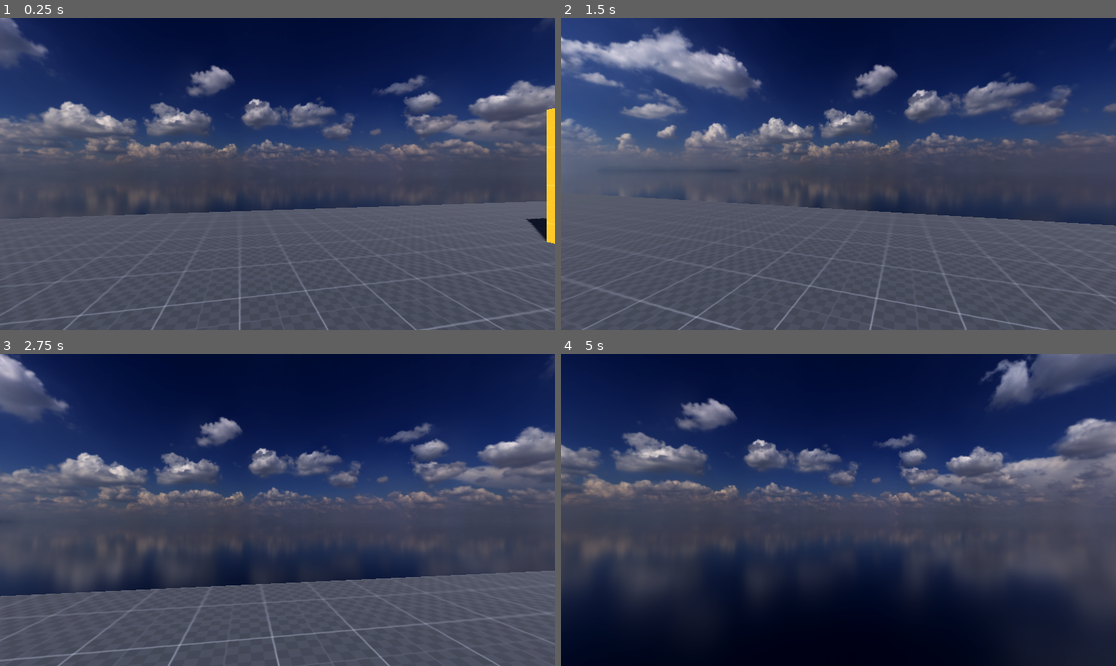
Above: before the commit, frames 1-4 (two rows, left to right).
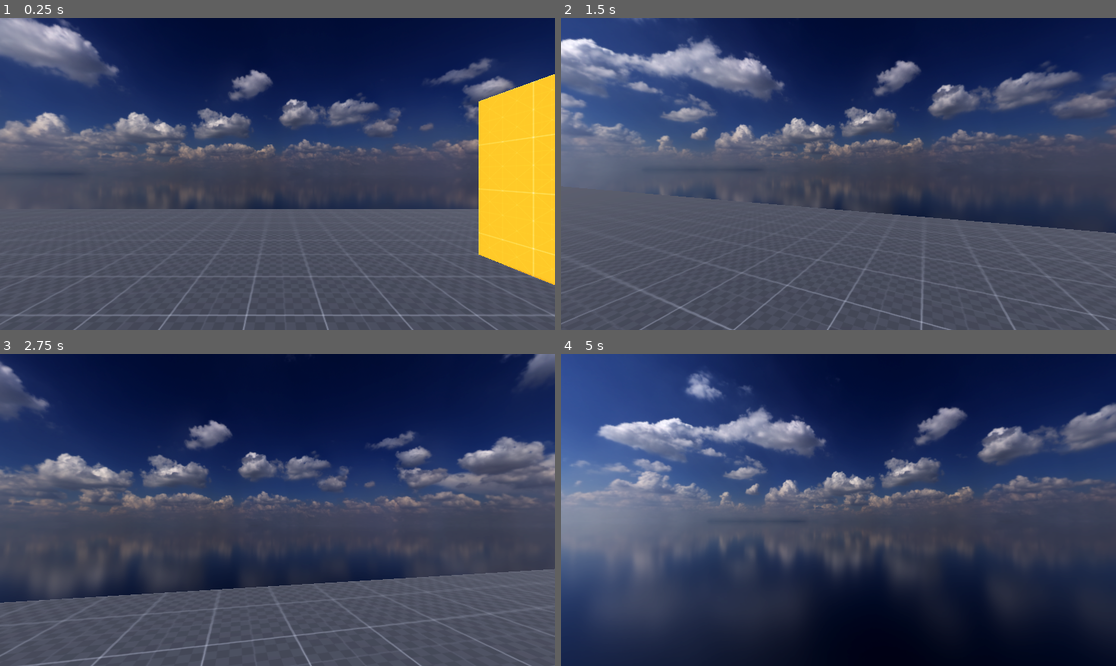
Above: after the commit, the same moments.

Repository: Inquisitor718/MadCow
Game: Godot game, scene res://scenes/main.tscn
Same seed, same stepped clock (60 frames per second), same inputs: the game is played once before the commit and once after it.
Inputs (mouse positions are in pixels of both pictures, inside the frame that each line leads up to):
- Up to frame 1 (0.25 s): no input
- Up to frame 2 (1.5 s): tap Enter (ui_accept) at 0.5, 0.77, 1.07 s; move the mouse to (866, 174) at 0.52 s; hold Ctrl (crouch) 0.53-1.28 s; hold W (forward) from 0.53 s (still down); tap Shift (sprint) at 0.8, 1.35 s; move the mouse to (810, 174) at 1.27 s
- Up to frame 3 (2.75 s): keep holding W (forward); tap Enter (ui_accept) at 1.52, 1.55, 1.82, 2.1 s; move the mouse to (288, 503) at 2.02 s; hold Ctrl (crouch) from 2.03 s (still down)
- Up to frame 4 (5 s): keep holding W (forward); move the mouse to (832, 516) at 2.77 s; release Ctrl (crouch) at 2.78 s; tap Ctrl (crouch) at 2.85, 4.55 s; tap Enter (ui_accept) at 3.02, 3.32, 3.77, 3.8, 4.07, 4.25, 4.52, 4.82 s; tap Shift (sprint) at 3.05, 4.35 s; move the mouse to (877, 513) at 3.52 s; hold E (free_look) 3.53-4.28 s; move the mouse to (794, 506) at 4.27 s

The runs differ from the first frame. In frame 1, 23% of the frame differs, in the area x 0-100%, y 0-100%; in frame 2, 16%; in frame 3, 13%; in frame 4, 51%.

Commit message:
added movement_S.gd, player_S.tscn

Diff:
--- a/madcow-decease/scenes/level.tscn
+++ b/madcow-decease/scenes/level.tscn
@@ -1,7 +1,8 @@
-[gd_scene load_steps=5 format=3 uid="uid://ccb1x31rk1xrh"]
+[gd_scene load_steps=6 format=3 uid="uid://ccb1x31rk1xrh"]
 
 [ext_resource type="Texture2D" uid="uid://ddvi8x568u7vh" path="res://assets/textures/dev/grids/Dark/texture_07.png" id="1_2q6dc"]
 [ext_resource type="Texture2D" uid="uid://cumosmcfe46rx" path="res://assets/textures/dev/grids/Orange/texture_05.png" id="2_w7c3h"]
+[ext_resource type="PackedScene" uid="uid://c6qqhoiccfc6n" path="res://scenes/player_S_.tscn" id="3_w8frs"]
 
 [sub_resource type="StandardMaterial3D" id="StandardMaterial3D_j1pjq"]
 albedo_texture = ExtResource("1_2q6dc")
@@ -24,3 +25,6 @@
 transform = Transform3D(1, 0, 0, 0, 1, 0, 0, 0, 1, 4.5, 2.25, 0)
 size = Vector3(1, 3.5, 8)
 material = SubResource("StandardMaterial3D_w8frs")
+
+[node name="Player" parent="." instance=ExtResource("3_w8frs")]
+transform = Transform3D(1, 0, 0, 0, 1, 0, 0, 0, 1, -0.59694, 1.53298, 0.65011)
--- /dev/null
+++ b/madcow-decease/scenes/player_S_.tscn
@@ -0,0 +1,16 @@
+[gd_scene load_steps=3 format=3 uid="uid://c6qqhoiccfc6n"]
+
+[ext_resource type="Script" uid="uid://bia8jgms1aljh" path="res://scripts/Movement_S.gd" id="1_gkn25"]
+
+[sub_resource type="CapsuleShape3D" id="CapsuleShape3D_cvnsp"]
+
+[node name="Player" type="CharacterBody3D"]
+script = ExtResource("1_gkn25")
+
+[node name="CollisionShape3D" type="CollisionShape3D" parent="."]
+shape = SubResource("CapsuleShape3D_cvnsp")
+
+[node name="Head" type="Node3D" parent="."]
+transform = Transform3D(1, 0, 0, 0, 1, 0, 0, 0, 1, 0, 0.841623, 0)
+
+[node name="Camera3D" type="Camera3D" parent="Head"]
--- /dev/null
+++ b/madcow-decease/scripts/Movement_S.gd
@@ -0,0 +1,124 @@
+extends CharacterBody3D
+
+@onready var head: Node3D = $Head
+
+var direction = Vector3.ZERO
+
+var on_floor := true
+
+var speed_now = 5.0
+@export var speed_walk = 5.0
+@export var speed_sprint = 10.0
+@export var speed_crouch = 2.5
+const JUMP_VELOCITY = 4.5
+
+@export var mouse_sens = 0.4
+
+@export var lerp_speed = 10.0
+
+#crouch_depth = -0.64 * pcap.shape.height
+@export var dcrouch_speed = 4.0
+@export var ucrouch_speed = 6.5
+@onready var pcap = $CollisionShape3D
+
+#bobbing vars
+@export var bob_timer := 0.0
+@export var bob_amplitude := 0.1
+@export var wbob_freq := 10.0
+@export var sbob_freq := 15.0
+@export var cbob_freq := 5.0
+@export var default_pos := Vector3.ZERO
+
+#jumoing bob vars
+@export var lbob_offset = 0.0
+@export var land_v_min = -3.0
+@export var lbob_ampscl = 0.025
+
+#mouse movement
+func _ready():
+	Input.set_mouse_mode(Input.MOUSE_MODE_CAPTURED)
+	default_pos = head.position
+
+
+
+func _input(event):
+	if event is InputEventMouseMotion:
+		rotate_y(deg_to_rad((event.relative.x) * mouse_sens * -1))
+		head.rotate_x(deg_to_rad((event.relative.y) * mouse_sens *-1))
+		head.rotation.x = clamp(head.rotation.x, deg_to_rad(-89), deg_to_rad(89))
+
+
+
+func _physics_process(delta: float) -> void:
+
+
+
+# movement states
+	if Input.is_action_pressed("crouch"):
+		pcap.shape.height -= dcrouch_speed * delta
+		pcap.shape.height = clamp(pcap.shape.height, 0.72 , 2)
+		speed_now = speed_crouch
+	else:
+		pcap.shape.height += ucrouch_speed * delta
+		pcap.shape.height = clamp(pcap.shape.height, 0.72, 2)
+		if abs(pcap.shape.height - 2.0) < 0.01:
+			if Input.is_action_pressed("sprint"):
+				speed_now = speed_sprint
+			else:
+				speed_now = speed_walk
+
+
+	# Add the gravity.
+	if not is_on_floor():
+		velocity += get_gravity() * delta
+
+	# Handle jump.
+	if Input.is_action_just_pressed("ui_accept") and is_on_floor():
+		velocity.y = JUMP_VELOCITY
+
+	# Get the input direction and handle the movement/deceleration.
+	# As good practice, you should replace UI actions with custom gameplay actions.
+	var input_dir := Input.get_vector("left", "right", "forward", "backward")
+	direction = lerp(direction , (transform.basis * Vector3(input_dir.x, 0, input_dir.y)).normalized() , delta * lerp_speed)
+	if direction:
+		velocity.x = direction.x * speed_now
+		velocity.z = direction.z * speed_now
+	else:
+		velocity.x = move_toward(velocity.x, 0, speed_now)
+		velocity.z = move_toward(velocity.z, 0, speed_now)
+
+#head bobbing
+	var is_mov = input_dir.length() > 0.01 and is_on_floor()
+	bob_timer = fmod(bob_timer, TAU) #keeps bob movement smooth for long runtimes by limiting value of bob_timer to principle values
+
+	#checks for state of motion
+	if is_mov:
+		if Input.is_action_pressed("crouch"):
+			bob_timer += delta * cbob_freq
+		elif Input.is_action_pressed("sprint"):
+			bob_timer += delta * sbob_freq
+		else:
+			bob_timer += delta * wbob_freq
+		#does actual bobbing
+		head.position.y = default_pos.y + (sin(bob_timer) * bob_amplitude )
+		head.position.x = default_pos.x + (sin(bob_timer / 2.0) * bob_amplitude)
+	else:#resets default position of the head when not moving
+		head.position.y = lerp(head.position.y, default_pos.y, delta * lerp_speed)
+		head.position.x = lerp(head.position.x, default_pos.x, delta * lerp_speed)
+
+
+	move_and_slide()
+
+
+
+
+	# Landing detection and land offset {need to fix}
+	var just_landed = not on_floor and is_on_floor() and velocity.y < land_v_min
+	if just_landed:
+		var imp = clamp(abs(velocity.y) * lbob_ampscl, 0.0, 0.2)
+		lbob_offset = -imp
+
+	lbob_offset = lerp(lbob_offset, 0.0, delta * lerp_speed)
+	head.position.y += lbob_offset
+
+	on_floor = is_on_floor()
Not shown, added: madcow-decease/scripts/Movement_S.gd.uid
